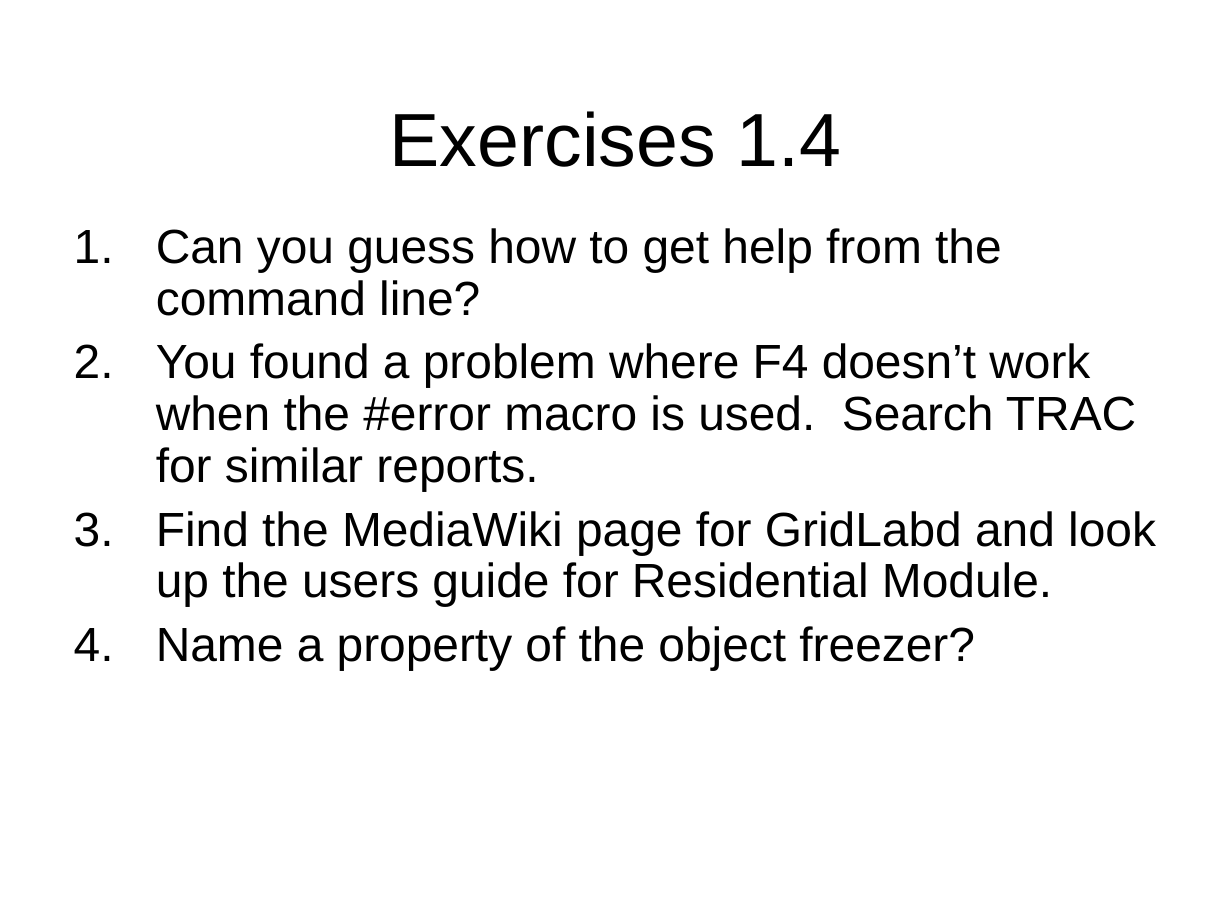
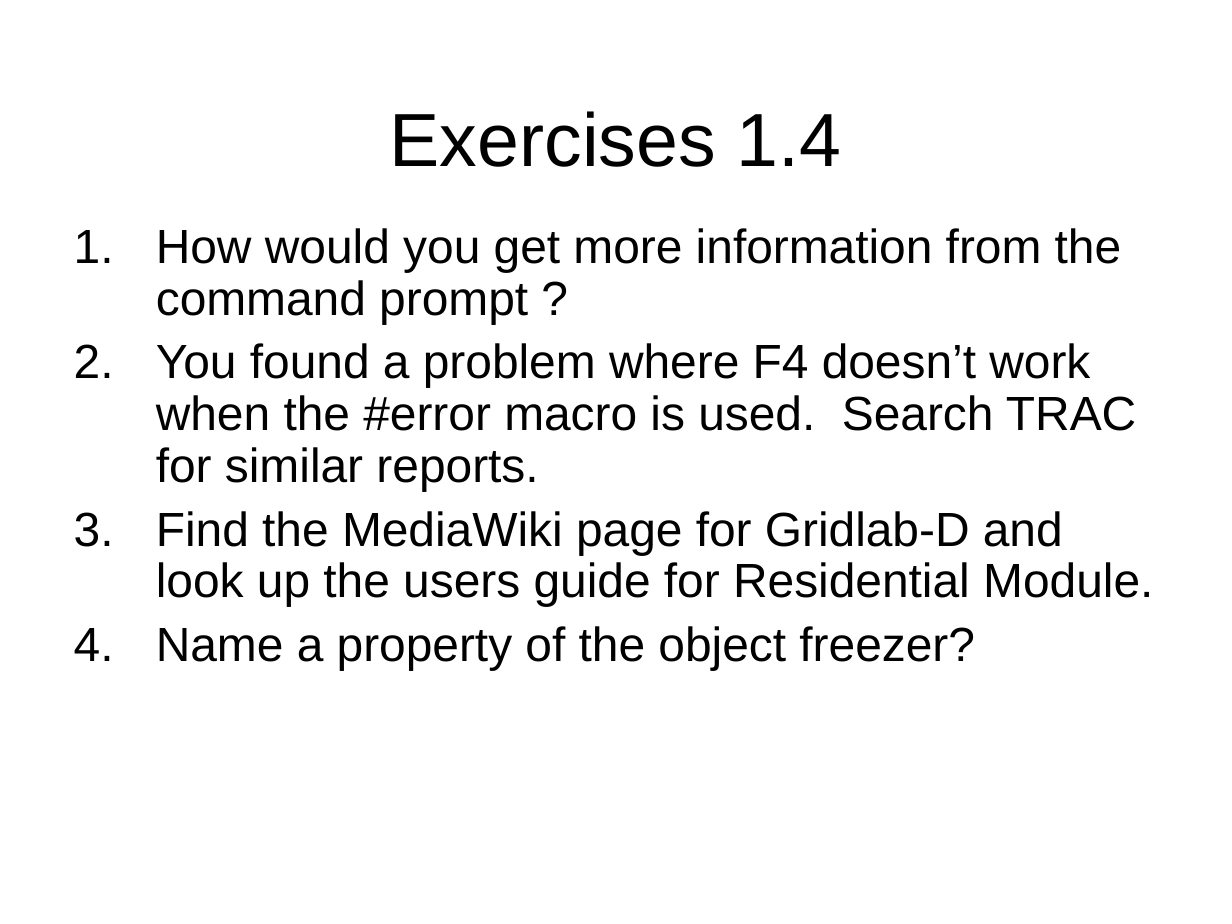
Before and after one commit to gridlab-d/course, a slide deck: slide 19 of 1.4 - Getting help.pps. Drawn at 1232x924 pixels with LibreOffice and Linux fonts; fonts in the diff are those of the drawing; background and template pictures are left out. Boxes give left, top, right and bottom in pixels: in the first picture for what was removed or moved away, otherwise in the second. Text is boxed around its words. In the diff, an @@ line names an element or a change of style, - is before the commit and + after.

Commit message:
Chitra's revision to content

```diff
--- a/1.4 - Getting help.pps
+++ b/1.4 - Getting help.pps
@@ text at [156, 228, 1122, 324]: text changed @@
-1. Can you guess how to get help from the command line?
+1. How would you get more information from the command prompt ?
@@ text at [156, 511, 1153, 606]: text changed @@
-3. Find the MediaWiki page for GridLabd and look up the users guide for Residential Module.
+3. Find the MediaWiki page for Gridlab-D and look up the users guide for Residential Module.
```
